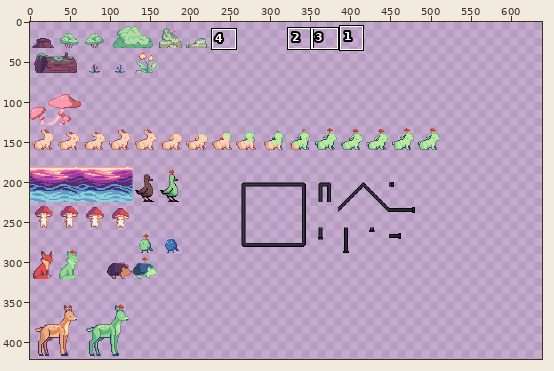
Sprite sheet, stored at Sprites/props/props.png. Above, an overview of the earlier version with the close-up marked.
Close-up. First the earlier version:
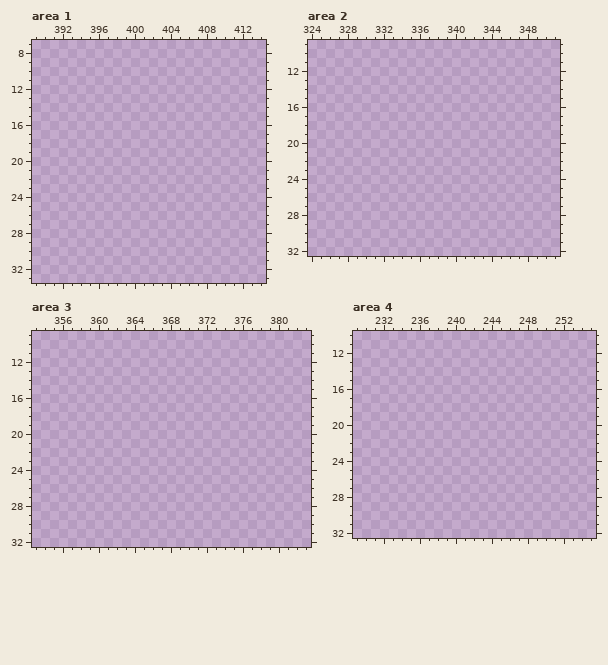
The file is 512x512 pixels. Pixels under 10% opacity are left out. Colours within 5 levels of each other are drawn and written as one. Shown: area 1: x 389..414, y 7..33; area 2: x 324..351, y 9..32; area 3: x 353..383, y 9..32; area 4: x 229..255, y 10..32. The old version is drawn lined up with the new one, on the new canvas. The wide view leaves out empty margins. The commit also changed other parts of the picture, which this record leaves out.
Once edited:
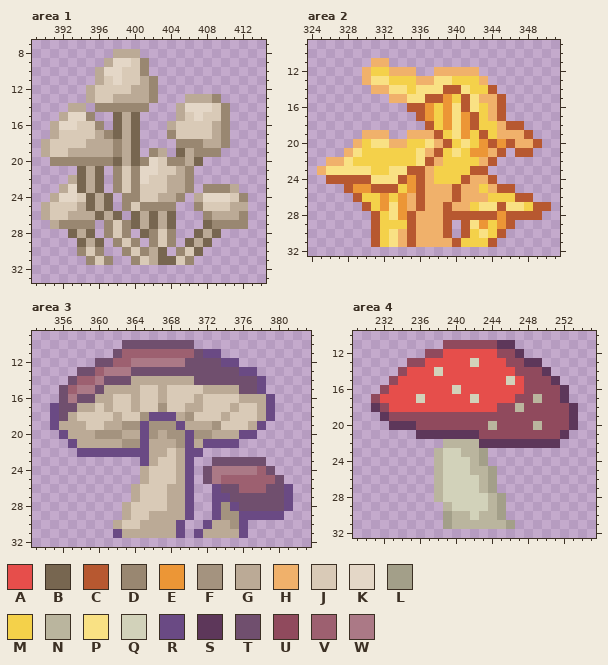
Palette (. is transparent): A #e64e4b  B #776650  C #b75830  D #998771  E #ec9636  F #a4937f  G #bbaa96  H #f0b16b  J #d9cab7  K #e4d7c7  L #a39f89  M #f4d14a  N #bab59e  P #f9e184  Q #d2d2ba  R #6a4a84  S #5d375a  T #704f6e  U #904a5d  V #9d6070  W #ab7986
The edit:
canvas 512x512 -> 1080x512
Area 1:
y 8: x 398..400 ... -> GGG
y 9: x 397..401 ..... -> GKKJD
y 10: x 396..401 ...... -> GKKJJD
y 11: x 396..402 ....... -> GJKJJGD
y 12: x 395..402 ........ -> GJJJJGGD
y 13: x 395..402 ........ -> GJJGGGGD; x 406..409 .... -> GGGD
y 14: x 393..394 .. -> GG; x 396..401 ...... -> DDDDDD; x 405..410 ...... -> GKKKJD
y 15: x 392..395 .... -> GKKD; x 398..400 ... -> BGB; x 405..410 ...... -> GJKJJD
y 16: x 391..396 ...... -> GKKJJD; x 398..400 ... -> BGB; x 404..410 ....... -> GJJJJGD
y 17: x 391..400 .......... -> GJJJJGDBGB; x 404..410 ....... -> DJJJJGD
y 18: x 390..400 ........... -> GJJJJGGGDGB; x 405..410 ...... -> DDDGGD
y 19: x 390..400 ........... -> GJJGGGGGDGB; x 402..403 .. -> DG; x 405..409 ..... -> BGDDD
y 20: x 391..407 ................. -> DDDDDDDBGBDKJDDGB
y 21: x 394..396 ... -> BGB; x 398..406 ......... -> DJDKKJJGD
y 22: x 393..396 .... -> GBGB; x 398..406 ......... -> DJDKJJGGD
y 23: x 392..396 ..... -> GKBGB; x 398..406 ......... -> DJDJJJGGD; x 408..411 .... -> DDDG
y 24: x 391..397 ....... -> GKKJBGB; x 399..405 ....... -> DDJJGGD; x 407..412 ...... -> GKKKJD
y 25: x 390..397 ........ -> GJJJGBGB; x 399..404 ...... -> DJDDDD; x 407..412 ...... -> DJJJGG
y 26: x 390..398 ......... -> GJJGGGBGB; x 400..404 ..... -> BGBGB; x 408..412 ..... -> DGGGD
y 27: x 391..395 ..... -> GDDDD; x 397..404 ........ -> DJDBGBGB; x 408..412 ..... -> BDDDD
y 28: x 393..395 ... -> BGB; x 397..399 ... -> DJD; x 401..404 .... -> BDJD; x 407..409 ... -> BGB
y 29: x 394..396 ... -> BGB; x 398..400 ... -> DJD; x 402..404 ... -> DJD; x 406..408 ... -> BGB
y 30: x 394..396 ... -> DJD; x 399..403 ..... -> DJDGB; x 405..407 ... -> DJB
y 31: x 395..397 ... -> DJD; x 400..406 ....... -> DJGBBJD
Area 2:
y 11: x 331..332 .. -> HH
y 12: x 330..335 ...... -> HMMHHH; x 338..342 ..... -> HHHHH
y 13: x 330..343 .............. -> HPPMMMHHPPMMMH
y 14: x 331..344 .............. -> HHPPMPPPCCPMMC
y 15: x 333..345 ............. -> HHPPCCEMCPHHC
y 16: x 335..345 ........... -> CCEMEPCPMHC
y 17: x 336..345 .......... -> CEMEPECMHC
y 18: x 337..347 ........... -> CMEPECMMHCC
y 19: x 330..332 ... -> HHH; x 335..348 .............. -> HHHCMPEMCMHHHC
y 20: x 329..349 ..................... -> HMPPHHMMPHCMPMECECHHC
y 21: x 328..345 .................. -> HPMMMMMMPHCMPMEEHC; x 347..348 .. -> CC
y 22: x 326..344 ................... -> HHPMMMMMMMPCHMMMMHC
y 23: x 325..343 ................... -> HPPPPPMMPPCCHMMMMCC
y 24: x 326..344 ................... -> CCCCCPPPCECHMMMCHHC
y 25: x 328..346 ................... -> CEECCCMECHHHCHHMHCC
y 26: x 329..348 .................... -> CMMEMEHCHHHCHHHMMMCC
y 27: x 330..350 ..................... -> CMEPEHCHHCHHMPPCPPMCC
y 28: x 331..349 ................... -> CMPECHHHCCCCCCECCCC
y 29: x 331..339 ......... -> CMMMCHHHC; x 341..346 ...... -> CPEMEC
y 30: x 331..339 ......... -> CMPHCHHHC; x 341..345 ..... -> CMPMC
y 31: x 331..344 .............. -> CMPHCHHHHCMMMC
Area 3:
y 10: x 363..370 ........ -> TTTTTTTT
y 11: x 362..373 ............ -> TVVVVVVVVTRR
y 12: x 360..375 ................ -> TTVVWWWWWWTTTTRR
y 13: x 358..377 .................... -> TTVWWWTTTTTTTTTTTTRR
y 14: x 357..378 ...................... -> TVVWTTTGGGGGGGTTTTTTTR
y 15: x 356..378 ....................... -> TVWWTGGGGJJGJJJJGGGGTTR
y 16: x 356..379 ........................ -> TWTTGGJJGJJGJJJGJJJJGGGR
y 17: x 355..379 ......................... -> RTTGGJGJJGJJFJJGGJJJGJJGR
y 18: x 355..379 ......................... -> RTGJJJJGJJFRRRGFJJJGJJJGR
y 19: x 355..378 ........................ -> RGGGJJGGFFRFFFRGGGFJJJGR
y 20: x 356..377 ...................... -> RGGGFFFGGRFGFFRFFGGGRR
y 21: x 357..375 ................... -> RGGGGGFFRGGGFRGRRRR
y 22: x 358..371 .............. -> RRRRRRRRGGJGRR
y 23: x 365..370 ...... -> RGJJGR; x 373..378 ...... -> TTTTTT
y 24: x 365..370 ...... -> GJJJGR; x 372..379 ........ -> TWWWWWVT
y 25: x 365..370 ...... -> GJJJGR; x 372..380 ......... -> TWVVVVVVT
y 26: x 364..370 ....... -> GJJJGGR; x 373..381 ......... -> RTTVVVTTR
y 27: x 364..370 ....... -> GJJJGGR; x 373..381 ......... -> RRTTTTTTR
y 28: x 363..370 ........ -> GJJJJGGR; x 373..381 ......... -> RFRTTTTTR
y 29: x 363..370 ........ -> GJJGGGGR; x 373..380 ........ -> RFFRRRRR
y 30: x 362..369 ........ -> GJJGGGGR; x 372..376 ..... -> RGGFR
y 31: x 362..369 ........ -> RGGGGGGR; x 371..376 ...... -> RGGGGR
Area 4:
y 11: x 239..246 ........ -> UUUUUUSS
y 12: x 237..247 ........... -> UUAAAAAAUUS
y 13: x 235..249 ............... -> UUAAAAAQAAAUUSS
y 14: x 234..250 ................. -> UAAAQAAAAAAAAUUUS
y 15: x 233..251 ................... -> UAAAAAAAAAAAAQAUUUS
y 16: x 232..252 ..................... -> UAAAAAAAQAAAAAAAUUUUS
y 17: x 231..252 ...................... -> UAAAAQAAAAAQAAAAUUNUUS
y 18: x 231..253 ....................... -> SUAAAAAAAAAAAAUUNUUUUUS
y 19: x 232..253 ...................... -> SUUUUUUUUUUUUUUUUUUUUS
y 20: x 233..253 ..................... -> SSSUUUUUUUUNUUUUNUUUS
y 21: x 236..252 ................. -> SSSSSSSUUUUUUUUUS
y 22: x 239..251 ............. -> NNNNSSSSSSSSS
y 23: x 238..243 ...... -> NQQNNL
y 24: x 238..243 ...... -> NQQQNL
y 25: x 238..244 ....... -> NQQQNNL
y 26..27: x 238..244 ....... -> NQQQQNL
y 28: x 238..245 ........ -> NQQQQQNL
y 29: x 239..245 ....... -> NQQQQNL
y 30: x 239..245 ....... -> LNNQNNL
y 31: x 239..246 ........ -> LNNNNNNL
Pixel boxes of the changes (left, top, right, bottom) in both close-ups:
added: (41, 49, 248, 265)
added: (317, 58, 551, 247)
added: (50, 340, 293, 538)
added: (371, 340, 578, 529)
